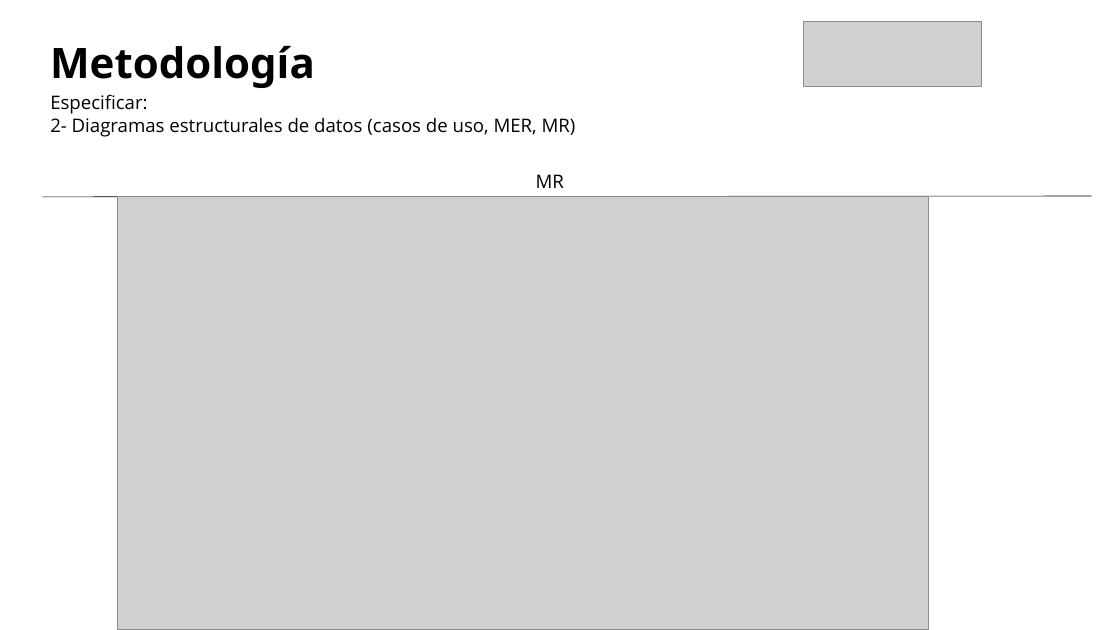
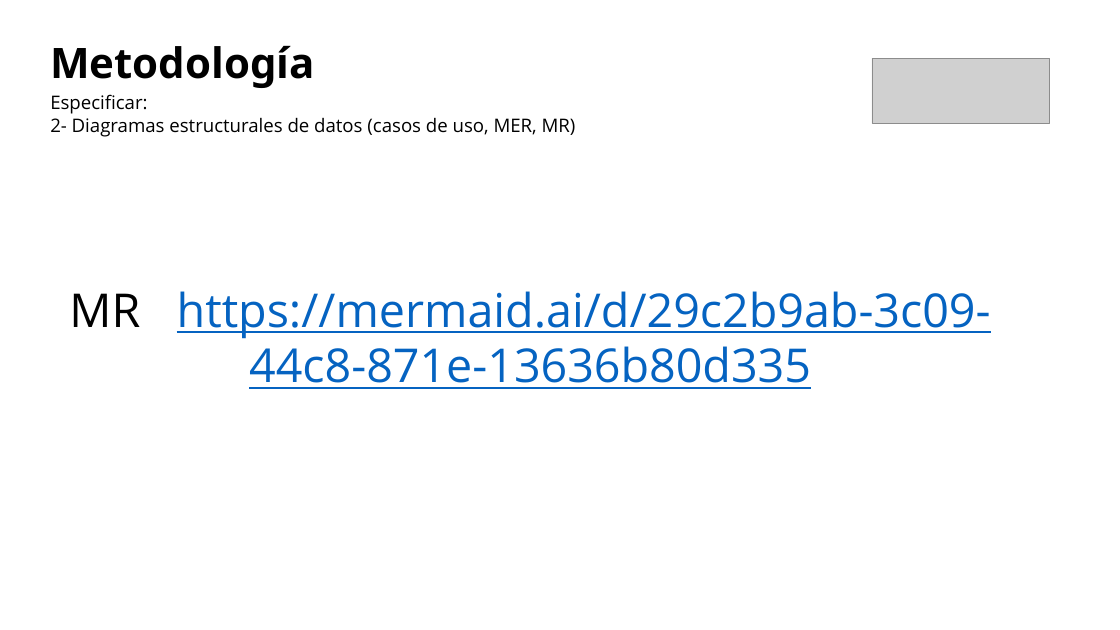
Before and after one commit to SebastianPacheco05/Reservify, a slide deck: slide 16 of docs/docs/files/GC-F-004FormatoPlantillaPresentacionPowerPointInteractiva.pptx (slide 14 before the commit). Drawn at 1120x630 pixels with LibreOffice and Linux fonts; fonts in the diff are those of the drawing; grey boxes stand for pictures; background and template pictures are left out. Boxes give left, top, right and bottom in pixels: in the first picture for what was removed or moved away, otherwise in the second. Text is boxed around its words. In the diff, an @@ line names an element or a change of style, - is before the commit and + after.

```diff
--- a/docs/docs/files/GC-F-004FormatoPlantillaPresentacionPowerPointInteractiva.pptx
+++ b/docs/docs/files/GC-F-004FormatoPlantillaPresentacionPowerPointInteractiva.pptx
@@ picture: place and size @@
-picture at (803,21,981,87)
+picture at (872,58,1050,124)
@@ text removed at (536,174,564,188) @@
-MR
@@ line removed from (43, 197) to (1092, 196) @@
@@ picture removed at (118,196,928,629) @@
@@ text added at (69,291,991,389), 40 pt, text #0563C1, underline @@
+MR https://mermaid.ai/d/29c2b9ab-3c09-44c8-871e-13636b80d335
```
Also in this commit, not shown: 16 other slides changed, 4 slides added, 1 slide removed, 5 other files.
